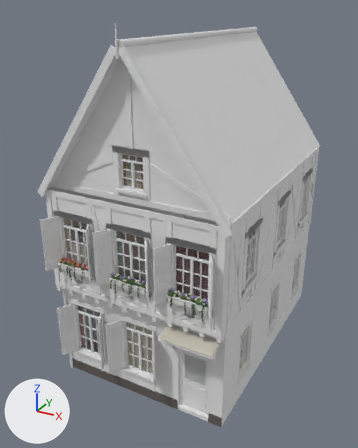
What one commit did to the glTF model assets/models/houses/street/GateStreet_BehindOuter3.glb.
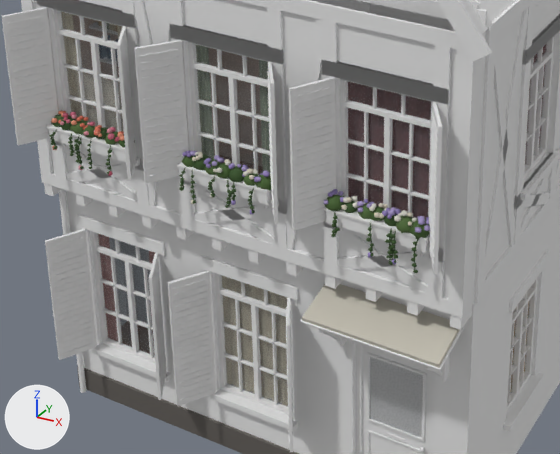
Each version is shown whole from a 50 mm camera at (6.84, -9.95, 10.99) aimed at (-0.35, 3.11, 4.46), then close up on the part from 11% to 73% of the width and 48% to 88% of the height. Lighting does not change. The marker at lower left points along +X, +Y and +Z. The last two pictures show the newer version. Vertices at exactly the same position are counted once.

The first close-up shows 'GateStreet_BehindOuter3'.
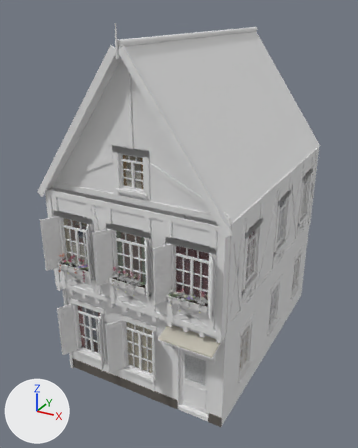
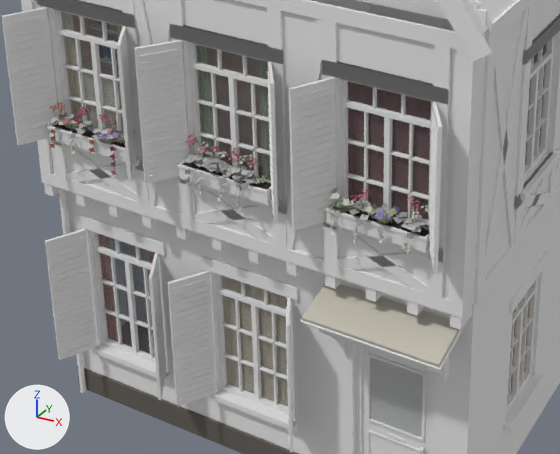
Edits to the bpy script that builds the scene:
```text
Add mat_plant:
    mat_plant = bpy.data.materials.new('plant')
    # nodes: BsdfPrincipled, Math, Mix, OutputMaterial, VertexColor
    # colours: white #e7e7e7, mixed with the vertex colours
Change me_gatestreet_behindouter3:
    used by ob_gatestreet_behindouter3; location = (0.0, 0.0, 0.0)
    remove me_gatestreet_behindouter3.from_pydata(...)  # 9948 vertices, 14608 faces; spans x -2.95..2.95, y -0.73..8.2, z 0.0..10.65
    add me_gatestreet_behindouter3.from_pydata(...)  # 18084 vertices, 22708 faces; spans x -2.95..2.95, y -0.73..8.2, z 0.0..10.65
    me_gatestreet_behindouter3 part 1: 213 loose pieces with 2942 vertices, spanning x -2.39..2.43, y -0.53..0.12, z 1.15..4.34, are deleted
    me_gatestreet_behindouter3 part 2: 43 vertices moved within x -2.31..2.02, y -0.51..-0.26, z 3.95..4.3; 1501 vertices removed from x -2.41..2.42, y -0.52..-0.21, z 3.78..4.34; 12515 vertices added at x -2.42..2.43, y -0.56..-0.25, z 3.82..4.47
    other edits to the shape of me_gatestreet_behindouter3 do not show in these pictures
    add me_gatestreet_behindouter3.materials.append(mat_plant)
```

What differs and where, as boxes [x1, y1, x2, y2] in the close-ups (560 x 454 px):
part 1 of me_gatestreet_behindouter3, deleted
    before: [49, 110, 430, 273]
part 2 of me_gatestreet_behindouter3, reshaped
    before: [51, 113, 430, 239]
    after: [48, 102, 430, 254]
